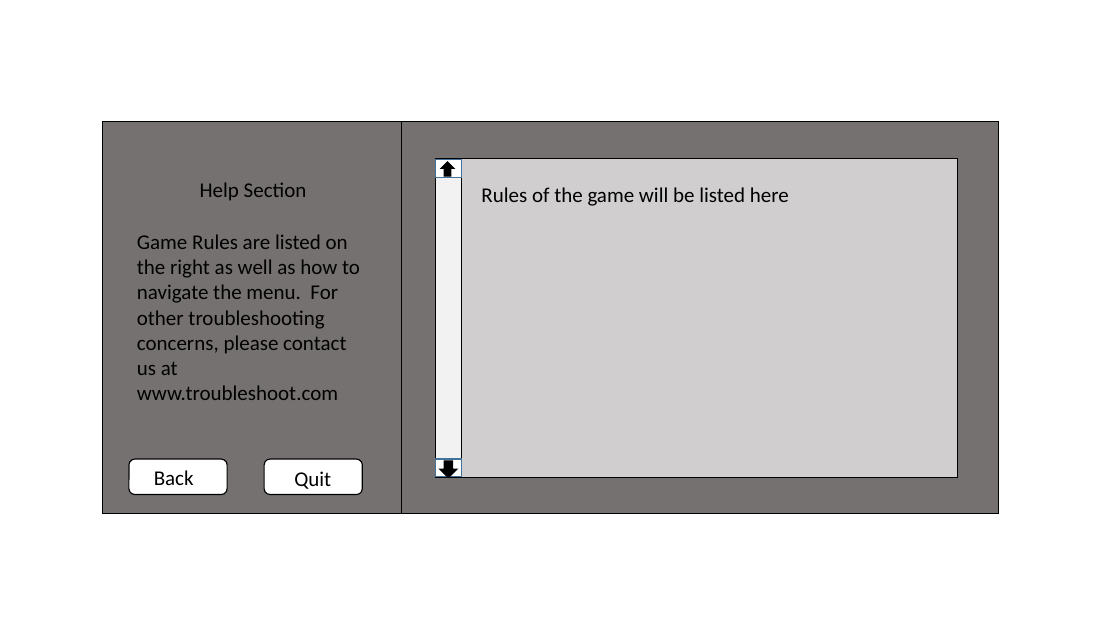
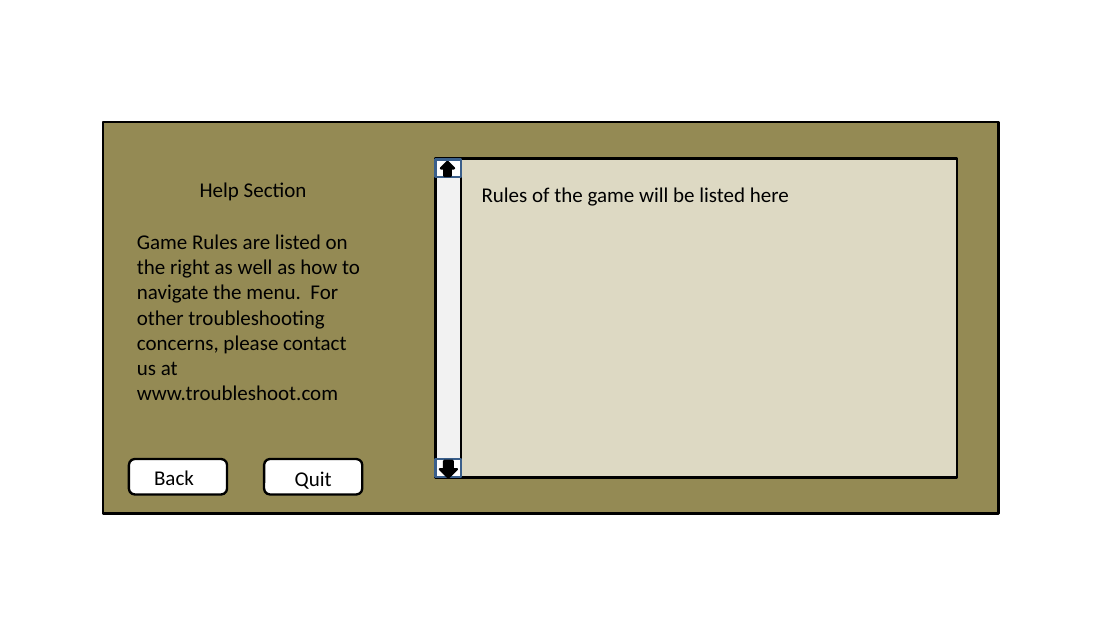
Before and after one commit to LucrativeHippo/BattleBots, a slide deck: slide 4 of doc/requiremnetsPics.pptx. Drawn at 1120x630 pixels with LibreOffice and Linux fonts; fonts in the diff are those of the drawing. Boxes give left, top, right and bottom in pixels: in the first picture for what was removed or moved away, otherwise in the second. Text is boxed around its words. In the diff, an @@ line names an element or a change of style, - is before the commit and + after.

```diff
--- a/doc/requiremnetsPics.pptx
+++ b/doc/requiremnetsPics.pptx
@@ rectangle at (103, 122, 999, 513): fill #767171 to #948A54; outline #000000 1 pt to #000000 2 pt @@
@@ line removed from (402, 122) to (402, 513) @@
@@ rectangle at (435, 159, 957, 478): fill #D0CECE to #DDD9C3; outline #000000 1 pt to #000000 2 pt @@
@@ rectangle at (435, 159, 461, 478): outline #000000 1 pt to #000000 2 pt @@
@@ rectangle at (435, 160, 461, 177): outline #43739E 1 pt to #3A5F8C 2 pt @@
@@ rectangle at (435, 459, 461, 476): outline #43739E 1 pt to #3A5F8C 2 pt @@
@@ outline #000000 1 pt to #000000 2 pt; proportions changed in 4 elements at (129, 459, 228, 494), (264, 459, 362, 494), (441, 162, 454, 176), (440, 461, 457, 478) @@
```
Also in this commit, not shown: 4 other slides changed, 1 other file.
